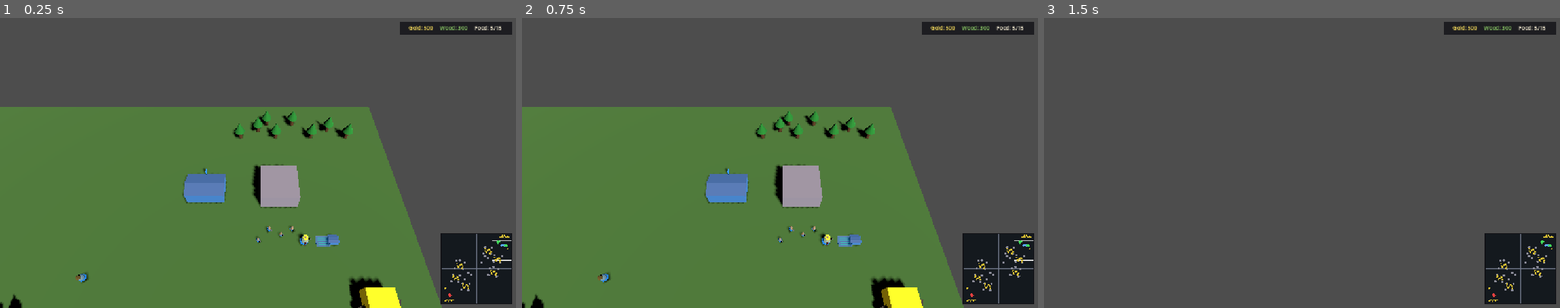
Above: before the commit, frames 1-3 (left to right).
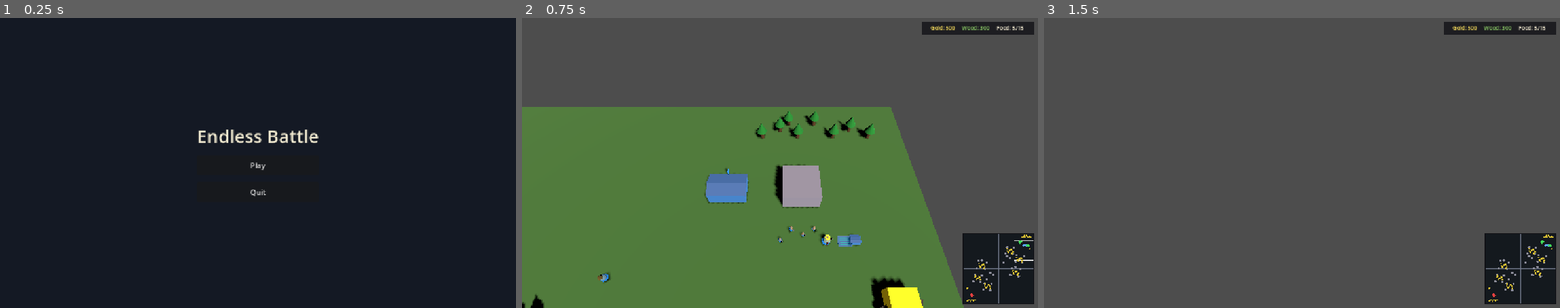
Above: after the commit, the same moments.

Repository: nplvkntx/endless-battle
Game: Godot game, scene res://scenes/ui/main_menu.tscn
Two runs of this game, one before a commit and one after it. Both use one fixed random seed, a clock stepped at 60 frames per second and the inputs below. Before the commit the project starts from res://scenes/main.tscn.
Inputs (mouse positions are in pixels of both pictures, inside the frame that each line leads up to):
- Up to frame 1 (0.25 s): no input
- Up to frame 2 (0.75 s): click (780, 165) at 0.5 s, where only the run after the commit has a clickable "Play"
- Up to frame 3 (1.5 s): tap Enter at 1.25 s; drag from (1518, 267) to (1353, 99) at 1.27 s

The runs differ from the first frame. In frame 1, 96% of the frame differs, in the area x 0-100%, y 0-100%; in frame 2, nothing differs; in frame 3, nothing differs.

Commit message:
Add main menu and match end flow

Diff:
--- a/autoloads/enemy_resource_manager.gd
+++ b/autoloads/enemy_resource_manager.gd
@@ -13,6 +13,15 @@
 
 
 func _ready() -> void:
+	reset_to_starting_values()
+
+
+func reset_to_starting_values() -> void:
+	gold = ResourceManager.STARTING_GOLD
+	wood = ResourceManager.STARTING_WOOD
+	food_current = 0
+	food_max = STARTING_FOOD_MAX
+	resources_changed.emit()
 	call_deferred("_initialize_population_from_scene")
 
 
--- a/autoloads/match_session.gd
+++ b/autoloads/match_session.gd
@@ -1,3 +1,52 @@
 extends Node
 
-## Singleton slot for cross-scene match state (game-over restart path, etc.).
+## Cross-scene navigation and match reset for menu, restart, and end screens.
+
+const MAIN_MENU_SCENE := "res://scenes/ui/main_menu.tscn"
+const MATCH_SCENE := "res://scenes/main.tscn"
+
+var last_match_result: String = ""
+
+
+func prepare_new_match() -> void:
+	get_tree().paused = false
+	ResourceManager.reset_to_starting_values()
+	EnemyResourceManager.reset_to_starting_values()
+	HeroProgressionStore.clear()
+
+
+func start_match() -> void:
+	get_tree().paused = false
+	get_tree().change_scene_to_file(MATCH_SCENE)
+
+
+func restart_match() -> void:
+	start_match()
+
+
+func go_to_main_menu() -> void:
+	get_tree().paused = false
+	get_tree().change_scene_to_file(MAIN_MENU_SCENE)
+
+
+func quit_game() -> void:
+	get_tree().quit()
+
+
+func show_victory_screen() -> void:
+	_go_to_main_menu_with_result("Victory!")
+
+
+func show_defeat_screen() -> void:
+	_go_to_main_menu_with_result("Defeat!")
+
+
+func _go_to_main_menu_with_result(result_message: String) -> void:
+	var tree: SceneTree = get_tree()
+	if tree == null:
+		return
+
+	TooltipManager.hide_tooltip()
+	last_match_result = result_message
+	tree.paused = false
+	tree.change_scene_to_file(MAIN_MENU_SCENE)
--- a/autoloads/resource_manager.gd
+++ b/autoloads/resource_manager.gd
@@ -20,6 +20,14 @@
 
 
 func _ready() -> void:
+	reset_to_starting_values()
+
+
+func reset_to_starting_values() -> void:
+	gold = STARTING_GOLD
+	wood = STARTING_WOOD
+	food_current = STARTING_FOOD
+	food_max = STARTING_FOOD_MAX
 	_emit_resource_state()
 
 
--- a/project.godot
+++ b/project.godot
@@ -11,7 +11,7 @@
 [application]
 
 config/name="endless battle"
-run/main_scene="res://scenes/main.tscn"
+run/main_scene="res://scenes/ui/main_menu.tscn"
 config/features=PackedStringArray("4.7", "Forward Plus")
 config/icon="res://icon.svg"
 
--- a/scenes/main.tscn
+++ b/scenes/main.tscn
@@ -1,5 +1,6 @@
 [gd_scene format=3 uid="uid://cpee3usuf6htk"]
 
+[ext_resource type="Script" path="res://scripts/systems/match_bootstrap.gd" id="1_match_bootstrap"]
 [ext_resource type="Script" uid="uid://bfyiykcfpyqqw" path="res://scripts/systems/camera_controller.gd" id="3_camera_controller"]
 [ext_resource type="Script" uid="uid://ddrhrhwkyxb6r" path="res://scripts/ui/selection_box.gd" id="6_selection_box"]
 [ext_resource type="PackedScene" uid="uid://c5n8k3m7w2x9pud" path="res://scenes/ui/player_hud.tscn" id="7_player_hud"]
@@ -12,6 +13,7 @@
 [ext_resource type="PackedScene" uid="uid://bqm8k4n2w7x3ms" path="res://scenes/match/match_systems.tscn" id="34_match_systems"]
 
 [node name="Main" type="Node3D" unique_id=1133004476]
+script = ExtResource("1_match_bootstrap")
 
 [node name="MatchSystems" parent="." instance=ExtResource("34_match_systems")]
 
--- /dev/null
+++ b/scenes/ui/defeat_screen.tscn
@@ -0,0 +1,46 @@
+[gd_scene format=3 uid="uid://bu6go14du2tmf"]
+
+[ext_resource type="Script" path="res://scripts/ui/result_screen.gd" id="1_result_screen"]
+
+[node name="DefeatScreen" type="Control"]
+layout_mode = 3
+anchors_preset = 15
+anchor_right = 1.0
+anchor_bottom = 1.0
+grow_horizontal = 2
+grow_vertical = 2
+script = ExtResource("1_result_screen")
+title_text = "Defeat"
+
+[node name="CenterContainer" type="CenterContainer" parent="."]
+layout_mode = 1
+anchors_preset = 15
+anchor_right = 1.0
+anchor_bottom = 1.0
+grow_horizontal = 2
+grow_vertical = 2
+
+[node name="VBoxContainer" type="VBoxContainer" parent="CenterContainer"]
+layout_mode = 2
+theme_override_constants/separation = 16
+
+[node name="TitleLabel" type="Label" parent="CenterContainer/VBoxContainer"]
+layout_mode = 2
+theme_override_font_sizes/font_size = 40
+text = "Defeat"
+horizontal_alignment = 1
+
+[node name="RestartButton" type="Button" parent="CenterContainer/VBoxContainer"]
+custom_minimum_size = Vector2(220, 44)
+layout_mode = 2
+text = "Restart"
+
+[node name="MainMenuButton" type="Button" parent="CenterContainer/VBoxContainer"]
+custom_minimum_size = Vector2(220, 44)
+layout_mode = 2
+text = "Main Menu"
+
+[node name="QuitButton" type="Button" parent="CenterContainer/VBoxContainer"]
+custom_minimum_size = Vector2(220, 44)
+layout_mode = 2
+text = "Quit"
--- /dev/null
+++ b/scenes/ui/main_menu.tscn
@@ -0,0 +1,60 @@
+[gd_scene format=3 uid="uid://dxe8agh3majfa"]
+
+[ext_resource type="Script" path="res://scripts/ui/main_menu.gd" id="1_main_menu"]
+
+[sub_resource type="StyleBoxFlat" id="StyleBoxFlat_background"]
+bg_color = Color(0.08, 0.1, 0.14, 1)
+
+[node name="MainMenu" type="Control"]
+layout_mode = 3
+anchors_preset = 15
+anchor_right = 1.0
+anchor_bottom = 1.0
+grow_horizontal = 2
+grow_vertical = 2
+script = ExtResource("1_main_menu")
+
+[node name="Background" type="ColorRect" parent="."]
+layout_mode = 1
+anchors_preset = 15
+anchor_right = 1.0
+anchor_bottom = 1.0
+grow_horizontal = 2
+grow_vertical = 2
+color = Color(0.08, 0.1, 0.14, 1)
+
+[node name="CenterContainer" type="CenterContainer" parent="."]
+layout_mode = 1
+anchors_preset = 15
+anchor_right = 1.0
+anchor_bottom = 1.0
+grow_horizontal = 2
+grow_vertical = 2
+
+[node name="VBoxContainer" type="VBoxContainer" parent="CenterContainer"]
+layout_mode = 2
+theme_override_constants/separation = 16
+
+[node name="TitleLabel" type="Label" parent="CenterContainer/VBoxContainer"]
+layout_mode = 2
+theme_override_colors/font_color = Color(0.95, 0.92, 0.82, 1)
+theme_override_font_sizes/font_size = 40
+text = "Endless Battle"
+horizontal_alignment = 1
+
+[node name="ResultLabel" type="Label" parent="CenterContainer/VBoxContainer"]
+visible = false
+layout_mode = 2
+theme_override_colors/font_color = Color(0.85, 0.9, 0.75, 1)
+theme_override_font_sizes/font_size = 28
+horizontal_alignment = 1
+
+[node name="PlayButton" type="Button" parent="CenterContainer/VBoxContainer"]
+custom_minimum_size = Vector2(220, 44)
+layout_mode = 2
+text = "Play"
+
+[node name="QuitButton" type="Button" parent="CenterContainer/VBoxContainer"]
+custom_minimum_size = Vector2(220, 44)
+layout_mode = 2
+text = "Quit"
--- /dev/null
+++ b/scenes/ui/victory_screen.tscn
@@ -0,0 +1,46 @@
+[gd_scene format=3 uid="uid://b4qlbaejrh8yt"]
+
+[ext_resource type="Script" path="res://scripts/ui/result_screen.gd" id="1_result_screen"]
+
+[node name="VictoryScreen" type="Control"]
+layout_mode = 3
+anchors_preset = 15
+anchor_right = 1.0
+anchor_bottom = 1.0
+grow_horizontal = 2
+grow_vertical = 2
+script = ExtResource("1_result_screen")
+title_text = "Victory"
+
+[node name="CenterContainer" type="CenterContainer" parent="."]
+layout_mode = 1
+anchors_preset = 15
+anchor_right = 1.0
+anchor_bottom = 1.0
+grow_horizontal = 2
+grow_vertical = 2
+
+[node name="VBoxContainer" type="VBoxContainer" parent="CenterContainer"]
+layout_mode = 2
+theme_override_constants/separation = 16
+
+[node name="TitleLabel" type="Label" parent="CenterContainer/VBoxContainer"]
+layout_mode = 2
+theme_override_font_sizes/font_size = 40
+text = "Victory"
+horizontal_alignment = 1
+
+[node name="RestartButton" type="Button" parent="CenterContainer/VBoxContainer"]
+custom_minimum_size = Vector2(220, 44)
+layout_mode = 2
+text = "Restart"
+
+[node name="MainMenuButton" type="Button" parent="CenterContainer/VBoxContainer"]
+custom_minimum_size = Vector2(220, 44)
+layout_mode = 2
+text = "Main Menu"
+
+[node name="QuitButton" type="Button" parent="CenterContainer/VBoxContainer"]
+custom_minimum_size = Vector2(220, 44)
+layout_mode = 2
+text = "Quit"
--- /dev/null
+++ b/scripts/systems/match_bootstrap.gd
@@ -0,0 +1,5 @@
+extends Node3D
+
+
+func _ready() -> void:
+	MatchSession.prepare_new_match()
--- a/scripts/systems/match_manager.gd
+++ b/scripts/systems/match_manager.gd
@@ -88,28 +88,16 @@
 	_end_match(MatchState.VICTORY, VICTORY_MESSAGE)
 
 
-func _end_match(next_state: MatchState, message: String) -> void:
+func _end_match(next_state: MatchState, _message: String) -> void:
 	if _match_state != MatchState.PLAYING:
 		return
 
 	_match_state = next_state
-	_show_match_result(message)
-	get_tree().paused = true
-
-
-func _show_match_result(message: String) -> void:
-	var label: Label = get_node_or_null(match_result_label_path) as Label
-	if label == null:
-		ResourceManager.show_feedback(message)
-		return
-
-	label.text = message
-	label.modulate = (
-		Color(0.45, 1.0, 0.55, 1.0)
-		if _match_state == MatchState.VICTORY
-		else Color(1.0, 0.4, 0.35, 1.0)
-	)
-	label.visible = true
+	match next_state:
+		MatchState.VICTORY:
+			MatchSession.call_deferred("show_victory_screen")
+		MatchState.DEFEAT:
+			MatchSession.call_deferred("show_defeat_screen")
 
 
 func _apply_debug_damage(command_center: CommandCenter) -> void:
--- /dev/null
+++ b/scripts/ui/main_menu.gd
@@ -0,0 +1,28 @@
+extends Control
+
+@onready var _result_label: Label = $CenterContainer/VBoxContainer/ResultLabel
+
+
+func _ready() -> void:
+	$CenterContainer/VBoxContainer/PlayButton.pressed.connect(_on_play_pressed)
+	$CenterContainer/VBoxContainer/QuitButton.pressed.connect(_on_quit_pressed)
+	_apply_match_result()
+
+
+func _apply_match_result() -> void:
+	var result_message := MatchSession.last_match_result
+	if result_message.is_empty():
+		_result_label.visible = false
+		return
+
+	_result_label.text = result_message
+	_result_label.visible = true
+
+
+func _on_play_pressed() -> void:
+	MatchSession.last_match_result = ""
+	MatchSession.start_match()
+
+
+func _on_quit_pressed() -> void:
+	MatchSession.quit_game()
--- /dev/null
+++ b/scripts/ui/result_screen.gd
@@ -0,0 +1,36 @@
+extends Control
+
+@export var title_text: String = "Victory"
+
+@onready var _title_label: Label = $CenterContainer/VBoxContainer/TitleLabel
+@onready var _restart_button: Button = $CenterContainer/VBoxContainer/RestartButton
+@onready var _main_menu_button: Button = $CenterContainer/VBoxContainer/MainMenuButton
+@onready var _quit_button: Button = $CenterContainer/VBoxContainer/QuitButton
+
+
+func _ready() -> void:
+	get_tree().paused = false
+	Input.set_mouse_mode(Input.MOUSE_MODE_VISIBLE)
+	print("Result screen loaded: ", title_text)
+
+	_title_label.text = title_text
+
+	_restart_button.mouse_entered.connect(func() -> void: print("RESTART HOVER"))
+	_main_menu_button.mouse_entered.connect(func() -> void: print("MAIN MENU HOVER"))
+	_quit_button.mouse_entered.connect(func() -> void: print("QUIT HOVER"))
+
+	_restart_button.pressed.connect(_on_restart_pressed)
+	_main_menu_button.pressed.connect(_on_main_menu_pressed)
+	_quit_button.pressed.connect(_on_quit_pressed)
+
+
+func _on_restart_pressed() -> void:
+	get_tree().change_scene_to_file("res://scenes/main.tscn")
+
+
+func _on_main_menu_pressed() -> void:
+	get_tree().change_scene_to_file("res://scenes/ui/main_menu.tscn")
+
+
+func _on_quit_pressed() -> void:
+	get_tree().quit()
Not shown, added: scripts/systems/match_bootstrap.gd.uid
Not shown, added: scripts/ui/main_menu.gd.uid
Not shown, added: scripts/ui/result_screen.gd.uid
